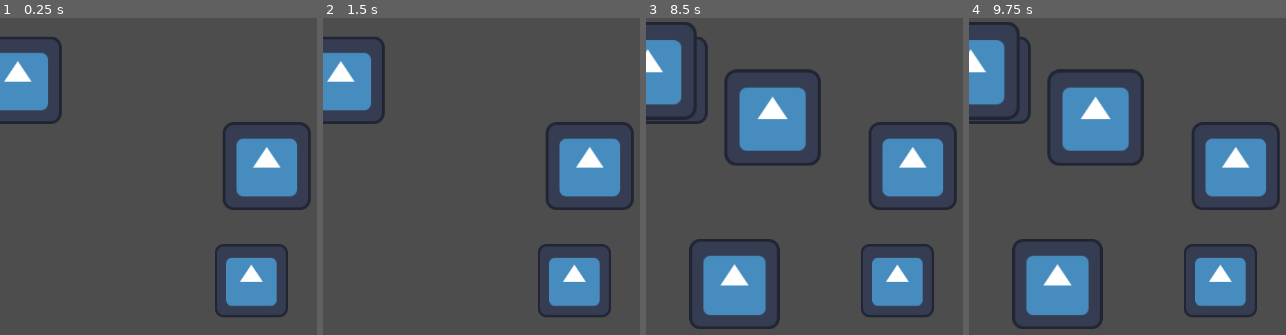
Above: before the commit, frames 1-4 (left to right).
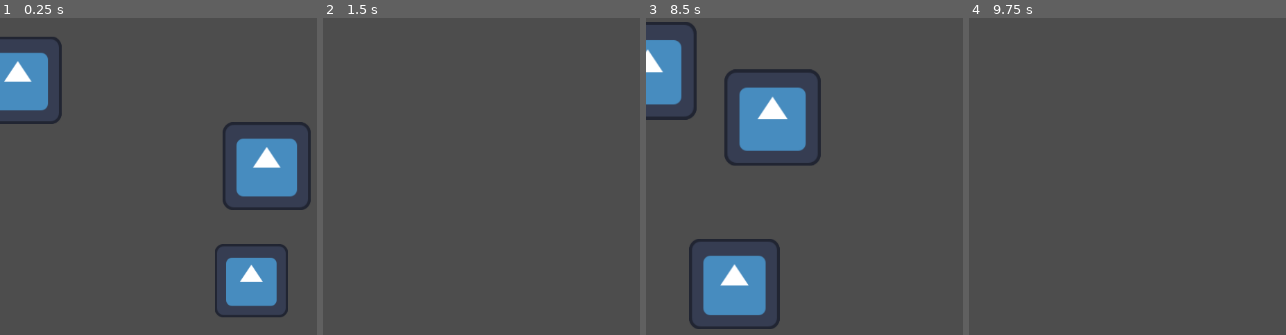
Above: after the commit, the same moments.

Repository: corin-gaiotto/gdc-jam-2025
Game: Godot game, scene res://Objects/FishManagerTemplate.tscn
The game is run twice, just before and just after one commit, with the same random seed, the same clock (stepped at 60 frames per second) and the same inputs. Before the commit the project has no main scene; this scene is started directly in both runs. The engine's default icon, where the game draws it, is replaced by a stand-in: a white triangle on a blue panel in a dark square.
Inputs:
- Up to frame 1 (0.25 s): no input
- Up to frame 2 (1.5 s): tap Enter at 0.5 s; hold D (right) 0.53-1.28 s; tap Space (fishing-interact) at 0.6, 1.35 s; hold S (down) from 1.28 s (still down)
- Up to frame 3 (8.5 s): tap Space (fishing-interact) at 2, 2.1, 2.85, 3.5, 3.6, 4.35, 5, 5.1, 5.85, 6.6, 7.35, 8.1 s; release S (down) at 2.03 s; hold D (right) 2.03-2.78 s; tap Enter at 2.75, 4.25 s; hold W (up) 2.78-3.53 s; hold A (left) 3.53-5.03 s; hold S (down) 5.03-5.78 s; hold D (right) 5.78-6.53 s; hold W (up) 6.53-7.28 s; hold D (right) 7.28-8.03 s; hold S (down) from 8.03 s (still down)
- Up to frame 4 (9.75 s): release S (down) at 8.78 s; hold A (left) 8.78-9.53 s; tap Space (fishing-interact) at 8.85, 9.6 s; hold W (up) from 9.53 s (still down)

The runs differ from the first frame. In frame 2, 11% of the frame differs, in the area x 0-99%, y 5-95%; in frame 3, 8.2%; in frame 4, 22%, in the area x 0-99%, y 1-99%.

Commit message:
fish movement in progress

Diff:
--- a/Assets/FishSpecies/TestSpecies.tscn
+++ b/Assets/FishSpecies/TestSpecies.tscn
@@ -20,9 +20,7 @@
 baseSellValue = 30.0
 fishTexture = SubResource("SpriteFrames_b00gv")
 preferredDepth = 20.0
-idleTurnTime = 300
 idleMoveSpeed = 0.1
-fishingTurnTime = 120
 fishingResistance = 1.0
 fishingEnergyDrain = 1.0
 metadata/_custom_type_script = "uid://c3dgu655bgxdj"
--- a/Objects/Fish.tscn
+++ b/Objects/Fish.tscn
@@ -1,6 +1,23 @@
-[gd_scene load_steps=2 format=3 uid="uid://dlmq4i5th33hf"]
+[gd_scene load_steps=4 format=3 uid="uid://dlmq4i5th33hf"]
 
 [ext_resource type="Script" uid="uid://cwd5tvr0hdob1" path="res://Scripts/fish.gd" id="1_f7nft"]
+[ext_resource type="Texture2D" uid="uid://dokj5ftigyxx8" path="res://icon.svg" id="2_hmv8f"]
+
+[sub_resource type="SpriteFrames" id="SpriteFrames_hmv8f"]
 
 [node name="Fish" type="AnimatedSprite2D"]
+position = Vector2(329, 184)
 script = ExtResource("1_f7nft")
+size = 1.0
+baseSellValue = 1.0
+fishTexture = SubResource("SpriteFrames_hmv8f")
+preferredDepth = 400.0
+idleBurstTime = 2
+idleMoveSpeed = 1.0
+
+[node name="Sprite2D" type="Sprite2D" parent="."]
+texture = ExtResource("2_hmv8f")
+
+[node name="Timer" type="Timer" parent="."]
+
+[connection signal="timeout" from="Timer" to="." method="_on_timer_timeout"]
--- a/Objects/FishManagerTemplate.tscn
+++ b/Objects/FishManagerTemplate.tscn
@@ -19,3 +19,4 @@
 metadata/_custom_type_script = "uid://dit08ixmmktq5"
 
 [node name="TestSpecies" parent="." instance=ExtResource("2_56iai")]
+fishingTurnTime = 0
--- a/Scripts/fish.gd
+++ b/Scripts/fish.gd
@@ -12,7 +12,7 @@
 @export var fishTexture: SpriteFrames    # How the species looks.
 #    [Idle Behaviour]
 @export var preferredDepth: float        # What depth the fish species appears at.
-@export var idleTurnTime: int            # Amount of frames the species spends moving in one direction before turning around (on average)
+@export var idleBurstTime: int            # Amount of frames the species spends moving in one direction before turning around (on average)
 @export var idleMoveSpeed: float         # How fast the fish moves while idle.
 #    [Fishing Behaviour]
 @export var fishingTurnTime: int         # Amount of frames the species spends moving in one direction before turning around, while being caught
@@ -24,12 +24,42 @@
 
 # [VARIABLES]
 
+var timer : Timer
+var Velocity = Vector2(0,0)
+var isBursting = false
+
 func _ready() -> void:
 	# Called when enters the scene for the first time.
+	timer = $Timer
+	timer.wait_time = idleBurstTime
 
+	timer.start()
 	# Set own texture to match fishTexture
 	set_sprite_frames(fishTexture)
 
 func _physics_process(delta: float) -> void:
 	# Called 60 times per second on a fixed update.
+	if isBursting:
+		Velocity -= Velocity/(1-timer.time_left)
+
+	var depthDeviation = position.y - preferredDepth
+	#if depthDeviation > 20:
+#		Velocity.y -= maxf(depthDeviation/idleMoveSpeed ,0.1)
+#	elif depthDeviation < 20:
+#		Velocity.y += maxf(depthDeviation/idleMoveSpeed ,0.1)
+
+	position += Velocity
 	pass
+
+
+
+func _on_timer_timeout() -> void:
+	Velocity = Vector2.ZERO
+	print("timeout", timer.wait_time)
+	if !isBursting:
+		Velocity += Vector2(randf_range(-1,1), randf_range(-1,1)).normalized() * idleMoveSpeed
+
+
+	isBursting = !isBursting
+	timer.start()
+	pass # Replace with function body.
--- a/Scripts/fish_species.gd
+++ b/Scripts/fish_species.gd
@@ -16,7 +16,7 @@
 @export var fishTexture: SpriteFrames    # How the species looks.
 #    [Idle Behaviour]
 @export var preferredDepth: float        # What depth the fish species appears at.
-@export var idleTurnTime: int            # Amount of frames the species spends moving in one direction before turning around (on average)
+@export var idleBurstTime: int            # Amount of frames the species spends moving in one direction before turning around (on average)
 @export var idleMoveSpeed: float         # How fast the fish moves while idle.
 #    [Fishing Behaviour]
 @export var fishingTurnTime: int         # Amount of frames the species spends moving in one direction before turning around, while being caught
@@ -34,7 +34,7 @@
 	generatedFish.fishTexture = fishTexture
 
 	generatedFish.preferredDepth = preferredDepth * randf_range(0.8, 1.2)
-	generatedFish.idleTurnTime = idleTurnTime * randf_range(0.8, 1.2)
+	generatedFish.idleBurstTime = idleBurstTime * randf_range(0.8, 1.2)
 	generatedFish.idleMoveSpeed = idleMoveSpeed * randf_range(0.8, 1.2)
 
 	generatedFish.fishingTurnTime = fishingTurnTime * randf_range(0.8, 1.2)
--- a/project.godot
+++ b/project.godot
@@ -11,8 +11,13 @@
 [application]
 
 config/name="GDC JAM 2025"
+run/main_scene="uid://dlmq4i5th33hf"
 config/features=PackedStringArray("4.4", "Forward Plus")
 config/icon="res://icon.svg"
+
+[dotnet]
+
+project/assembly_name="GDC JAM 2025"
 
 [input]
 
